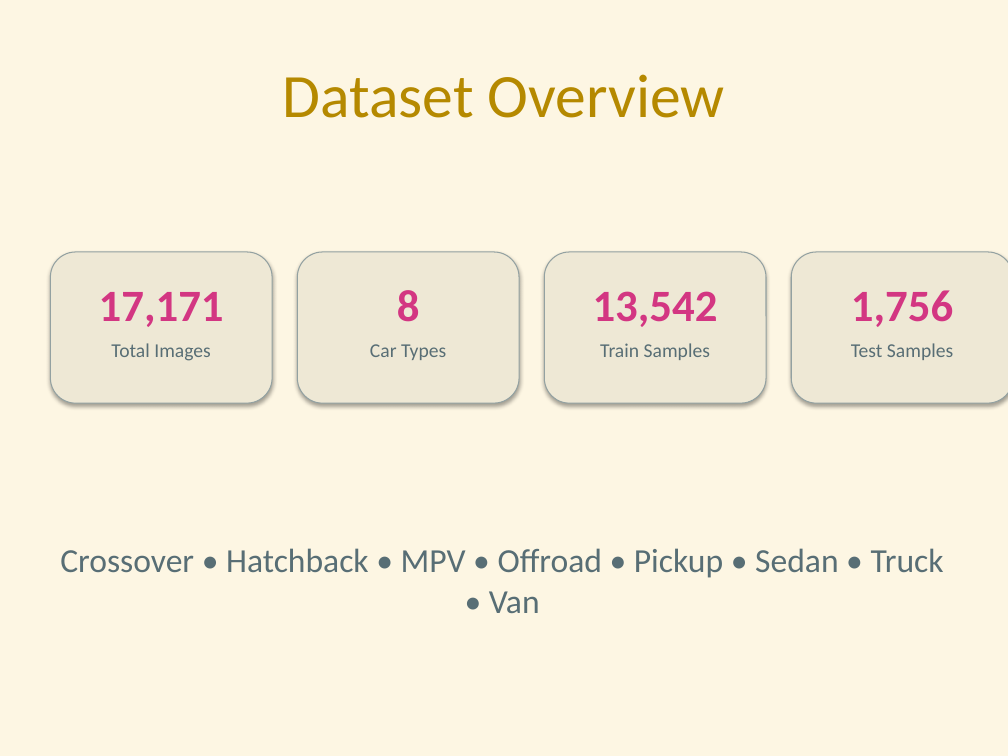
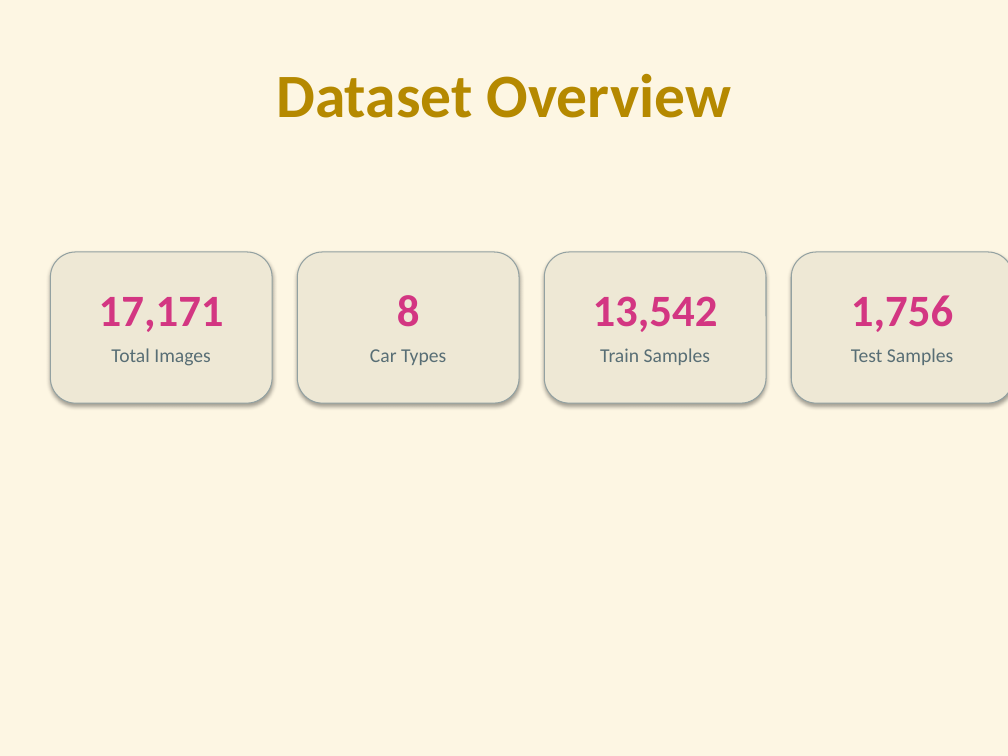
Before and after one commit to HyzenTech/car-retrieval-system, a slide deck: slide 4 of presentation.pptx (slide 5 before the commit). Drawn at 1008x756 pixels with LibreOffice and Linux fonts; fonts in the diff are those of the drawing. Boxes give left, top, right and bottom in pixels: in the first picture for what was removed or moved away, otherwise in the second. Text is boxed around its words. In the diff, an @@ line names an element or a change of style, - is before the commit and + after.

```diff
--- a/presentation.pptx
+++ b/presentation.pptx
@@ title "Dataset Overview" at [276,73,731,118]: bold on @@
@@ 8 texts: place and size @@
-8 texts at [99,290,953,361]
+8 texts at [99,295,953,366]
@@ text removed at [60,548,944,613] @@
-Crossover • Hatchback • MPV • Offroad • Pickup • Sedan • Truck • Van
```
Also in this commit, not shown: 6 other slides changed, 3 slides added, 4 slides removed, 1 other file.
